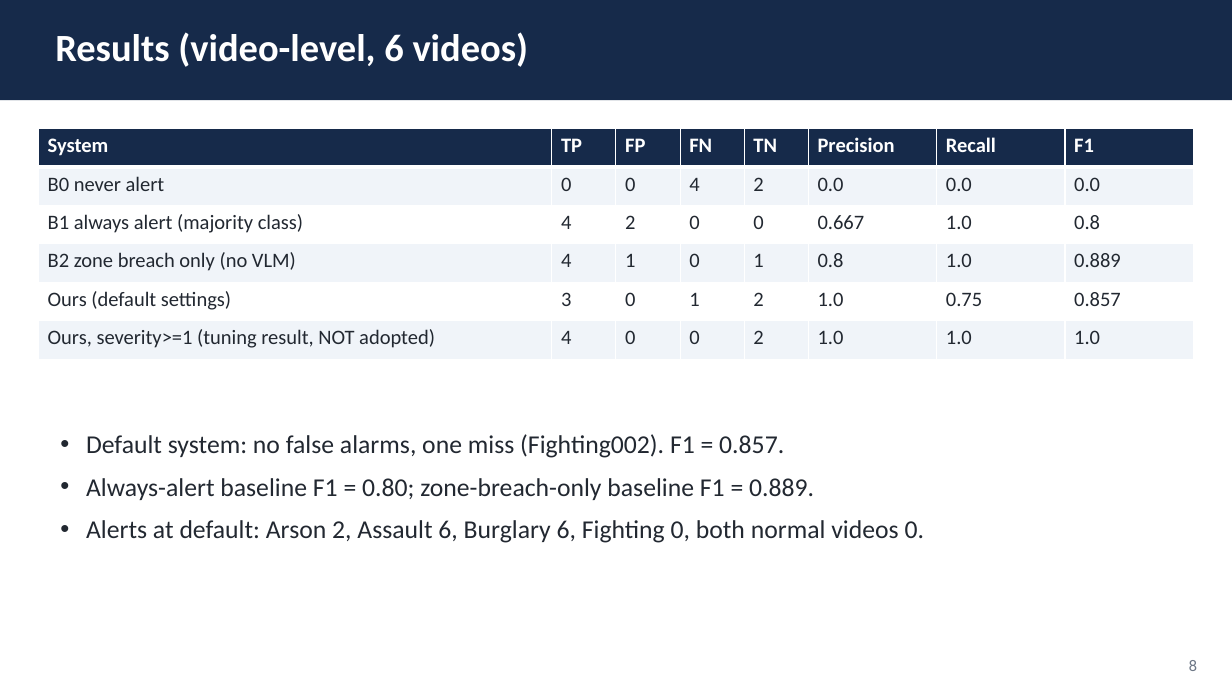
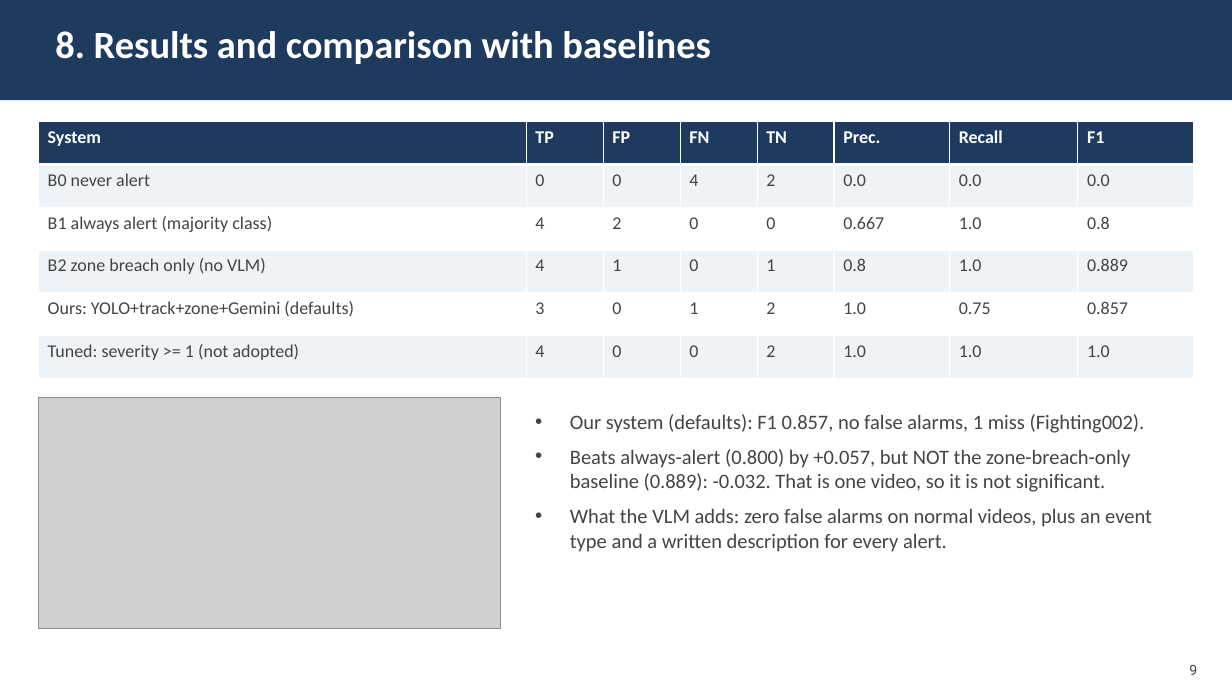
Before and after one commit to Tanya-74/SmartCCTV_Project, a slide deck: slide 9 of report/Final_Presentation.pptx (slide 8 before the commit). Drawn at 1232x693 pixels with LibreOffice and Linux fonts; fonts in the diff are those of the drawing; grey boxes stand for pictures. Boxes give left, top, right and bottom in pixels: in the first picture for what was removed or moved away, otherwise in the second. Text is boxed around its words. In the diff, an @@ line names an element or a change of style, - is before the commit and + after.

Commit message:
Add input/output screenshots, pipeline diagram and optimization slides to ML deck and report; fill in student details

```diff
--- a/report/Final_Presentation.pptx
+++ b/report/Final_Presentation.pptx
@@ rectangle at [0,0,1232,100]: fill #162A4A to #1F3A5F @@
@@ text at [55,31,710,64]: text changed @@
-Results (video-level, 6 videos)
+8. Results and comparison with baselines
@@ table at [39,122,1193,379] @@
-row 1, column 6: Precision
+row 1, column 6: Prec.
-row 5, column 1: Ours (default settings)
+row 5, column 1: Ours: YOLO+track+zone+Gemini (defaults)
-row 6, column 1: Ours, severity>=1 (tuning result, NOT adopted)
+row 6, column 1: Tuned: severity >= 1 (not adopted)
@@ fill #162A4A to #1F3A5F in row 1 @@
@@ fill #F0F4F9 to #EEF3F8 in 24 cells @@
@@ size 16 to 14 pt in "System", "TP", "FP", "FN" and 41 more places @@
@@ text colour #222831 to #444444 in "B0 never alert", "0", "0", "4" and 34 more places @@
@@ table: place and size @@
-table at [39,128,1193,360]
+table at [39,122,1193,379]
@@ picture added at [39,398,501,629] @@
@@ text added at [570,414,1152,552], 16 pt, text #444444 @@
+• Our system (defaults): F1 0.857, no false alarms, 1 miss (Fighting002).
+• Beats always-alert (0.800) by +0.057, but NOT the zone-breach-only baseline (0.889): -0.032. That is one video, so it is not significant.
+• What the VLM adds: zero false alarms on normal videos, plus an event type and a written description for every alert.
@@ text removed at [86,434,925,543] @@
-• Default system: no false alarms, one miss (Fighting002). F1 = 0.857.
-• Always-alert baseline F1 = 0.80; zone-breach-only baseline F1 = 0.889.
-• Alerts at default: Arson 2, Assault 6, Burglary 6, Fighting 0, both normal videos 0.
@@ text removed at [1189,660,1198,671] @@
-8
@@ text added at [1189,665,1197,675], 11 pt, text #444444 @@
+9
```
Also in this commit, not shown: 7 other slides changed, 7 slides added, 5 slides removed, 16 other files.
